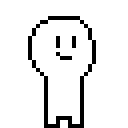
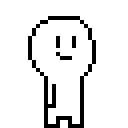
Before/after of a 128 × 128 layered artwork. What changed in the layer stack:
painted on "レイヤー 2" over box(48, 84, 56, 108)
